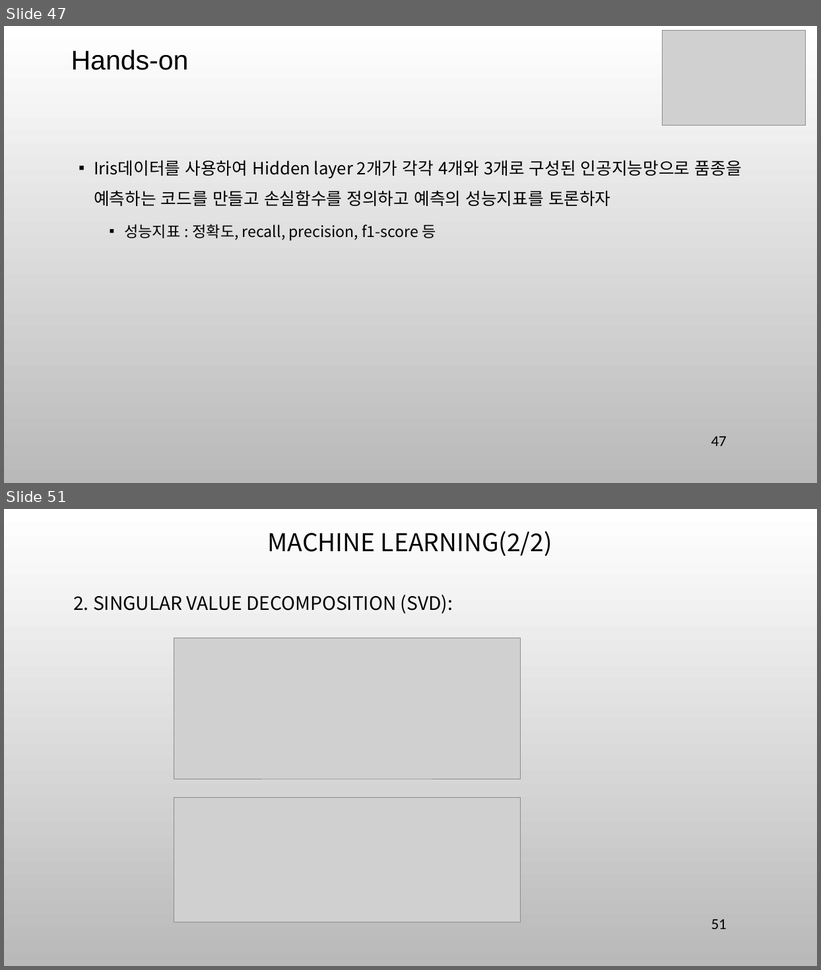
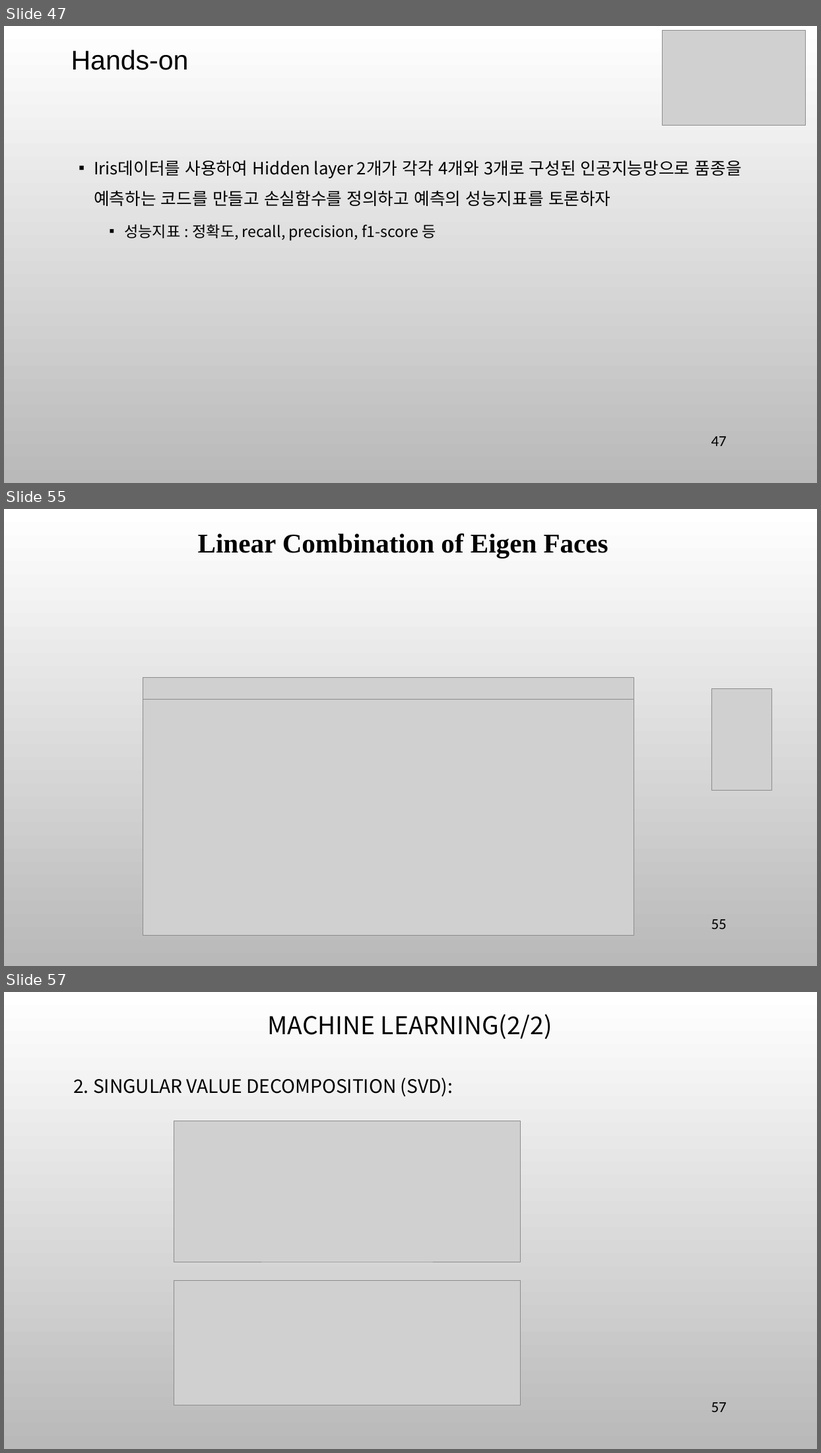
Before and after one commit to ancestor9/mathematics-for-machine-learning, a slide deck: 7_Applications of mathematics.pptx. Shown one above the other, each under a label of ours: slides 47 and 51 before the commit, slides 47, 55 and 57 after it; the slides between them are not shown. The pictures are 821x970 and 821x1453 pixels, drawn with LibreOffice and Linux fonts; fonts in the diff are those of the drawing; grey boxes stand for pictures; background and template pictures are left out. Boxes give left, top, right and bottom in pixels: in the first picture for what was removed or moved away, otherwise in the second. Text is boxed around its words. In the diff, an @@ line names an element or a change of style, - is before the commit and + after.

```diff
--- a/7_Applications of mathematics.pptx
+++ b/7_Applications of mathematics.pptx
@@ slide 55 added at bbox=[4, 509, 817, 966], background picture (left out) @@
@@ text added at bbox=[198, 533, 609, 558], 32 pt, text #000000, bold @@
+Linear Combination of Eigen Faces
@@ picture added at bbox=[143, 677, 635, 699] @@
@@ picture added at bbox=[143, 699, 635, 936] @@
@@ picture added at bbox=[185, 702, 236, 728] @@
@@ picture added at bbox=[712, 689, 772, 790] @@
@@ page number added at bbox=[712, 920, 727, 929], 18 pt, text #000000 @@
+55
@@ what was slide 51 is now slide 57 @@
@@ page number at bbox=[712, 1403, 727, 1412]: text changed @@
-51
+57
```
Also in this commit, not shown: 7 slides changed, 5 other slides added, 11 slides removed.
